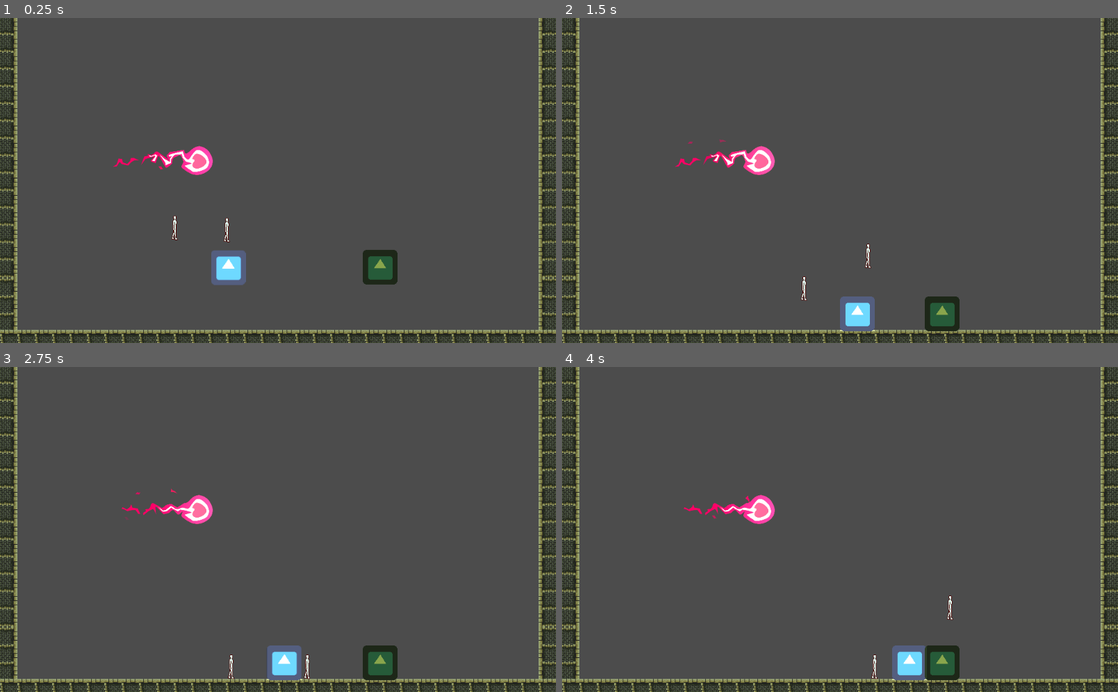
Above: before the commit, frames 1-4 (two rows, left to right).
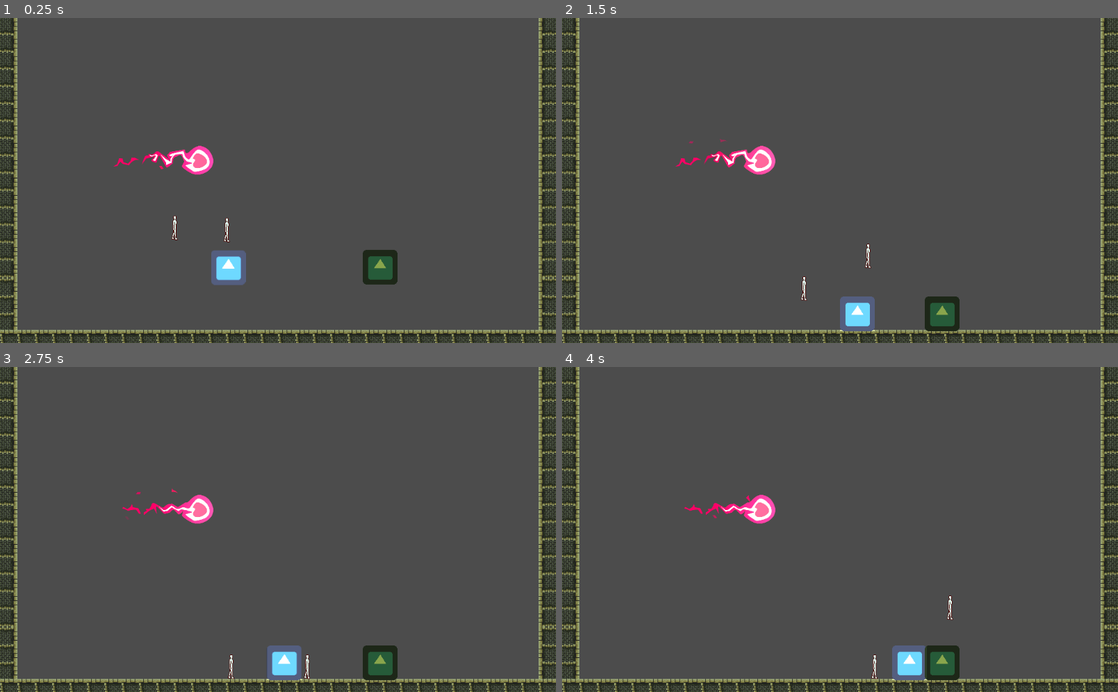
Above: after the commit, the same moments.

Repository: Jonte-J/3pointFighter
Game: Godot game, scene res://Base.tscn
Two runs of this game, one before a commit and one after it. Both use one fixed random seed, a clock stepped at 60 frames per second and the inputs below. The engine's default icon, where the game draws it, is replaced by a stand-in: a white triangle on a blue panel in a dark square.
Inputs:
- Up to frame 1 (0.25 s): no input
- Up to frame 2 (1.5 s): hold Right (ui_right) from 0.53 s (still down); tap Up (ui_up) at 0.77 s
- Up to frame 3 (2.75 s): tap Up (ui_up) at 1.52 s; release Right (ui_right) at 2.03 s; hold Left (ui_left) from 2.03 s (still down)
- Up to frame 4 (4 s): release Left (ui_left) at 2.78 s; hold Right (ui_right) from 2.78 s (still down); tap Up (ui_up) at 3.02, 3.77 s

The runs differ from the first frame. In frame 1, 0.2% of the frame differs, in the area x 20-39%, y 39-49%; in frame 2, 0.2%; in frame 3, 0.2%; in frame 4, 0.2%.

Commit message:
2020-03-27
Det som borde ha pushats upp i fredags minus att animationerna inte funkade så jag backa till ett ställe der dem funka lite så de är vad jag kommer jobba med nu

Diff:
--- a/Base.tscn
+++ b/Base.tscn
@@ -22,7 +22,7 @@
 [node name="Stage" parent="scenes" instance=ExtResource( 2 )]
 
 [node name="projectile" parent="scenes" instance=ExtResource( 3 )]
-position = Vector2( 145.953, 180.451 )
+position = Vector2( 147.091, 179.882 )
 
 [node name="test" parent="scenes" instance=ExtResource( 4 )]
 position = Vector2( 96.3707, 4.19003 )
--- a/Fighter1.gd
+++ b/Fighter1.gd
@@ -14,9 +14,11 @@
 	if Input.is_action_pressed("ui_right"):
 		motion.x = 130
 		animation.play("walkR")
+#		$Sprite.play("walkR")
 	elif Input.is_action_pressed("ui_left"):
 		motion.x = -130
 		animation.play("walkL")
+#		$Sprite.play("walkL")
 	else:
 		motion.x = 0
 
Not shown, changed: Updateringar.txt
